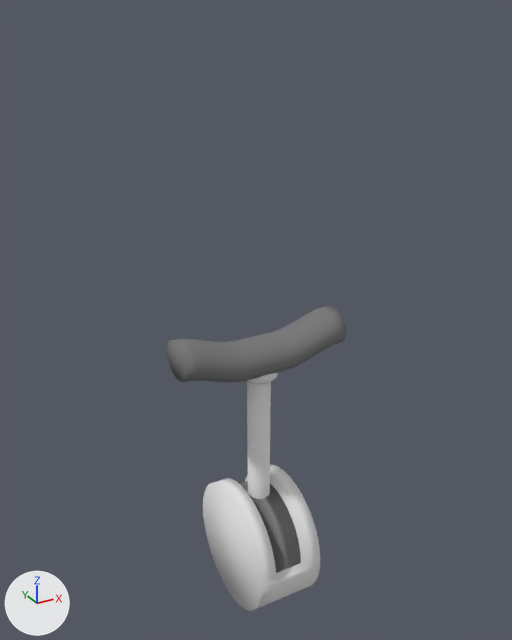
Before and after pictures for a commit that changed the Blender file Assets/Prefabs/lever.blend.
Both versions are drawn from a 50 mm camera at (-19.2, -34.6, 19.8) aimed at (0.2, 0.8, 2.1). The axes (+X, +Y, +Z) are drawn at lower left. The lights are the same throughout.

Names of what the first picture shows: 'Axle', 'AxleEnd', 'Handle', 'OuterShell', 'Wheel'.
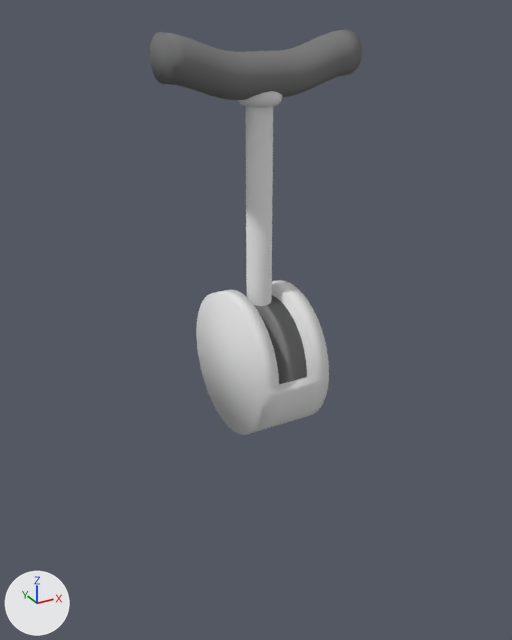
Edits to the bpy script that builds the scene:
```text
Change ob_outershell:
    ob_outershell.location: (0.0, 0.0, -14.0) -> (0.0, 0.0, 0.0)
Change ob_wheel:
    ob_wheel.location: (0.0, 0.0, -14.0) -> (0.0, 0.0, 0.0)
Change ob_axleend:
    ob_axleend.location: (0.0, 0.0, -1.0) -> (0.0, 0.0, 1.6)
Change ob_axle:
    ob_axle.location: (0.0, 0.0, -6.6) -> (0.0, 0.0, -5.12)
Change ob_handle:
    ob_handle.location: (0.0, 0.0, 0.0) -> (0.0, 0.0, 2.56)
```

Where the change shows, as pixel boxes [x1, y1, x2, y2] in the pictures (512 x 640 px):
'OuterShell', moved
    before: [203, 464, 320, 611]
    after: [196, 280, 329, 435]
'Handle', moved
    before: [166, 305, 346, 382]
    after: [150, 29, 362, 100]
'Axle', moved
    before: [247, 382, 271, 499]
    after: [245, 106, 273, 306]
'Wheel', moved
    before: [240, 481, 301, 573]
    after: [254, 295, 307, 384]
'AxleEnd', moved
    before: [247, 373, 278, 384]
    after: [238, 91, 282, 108]
